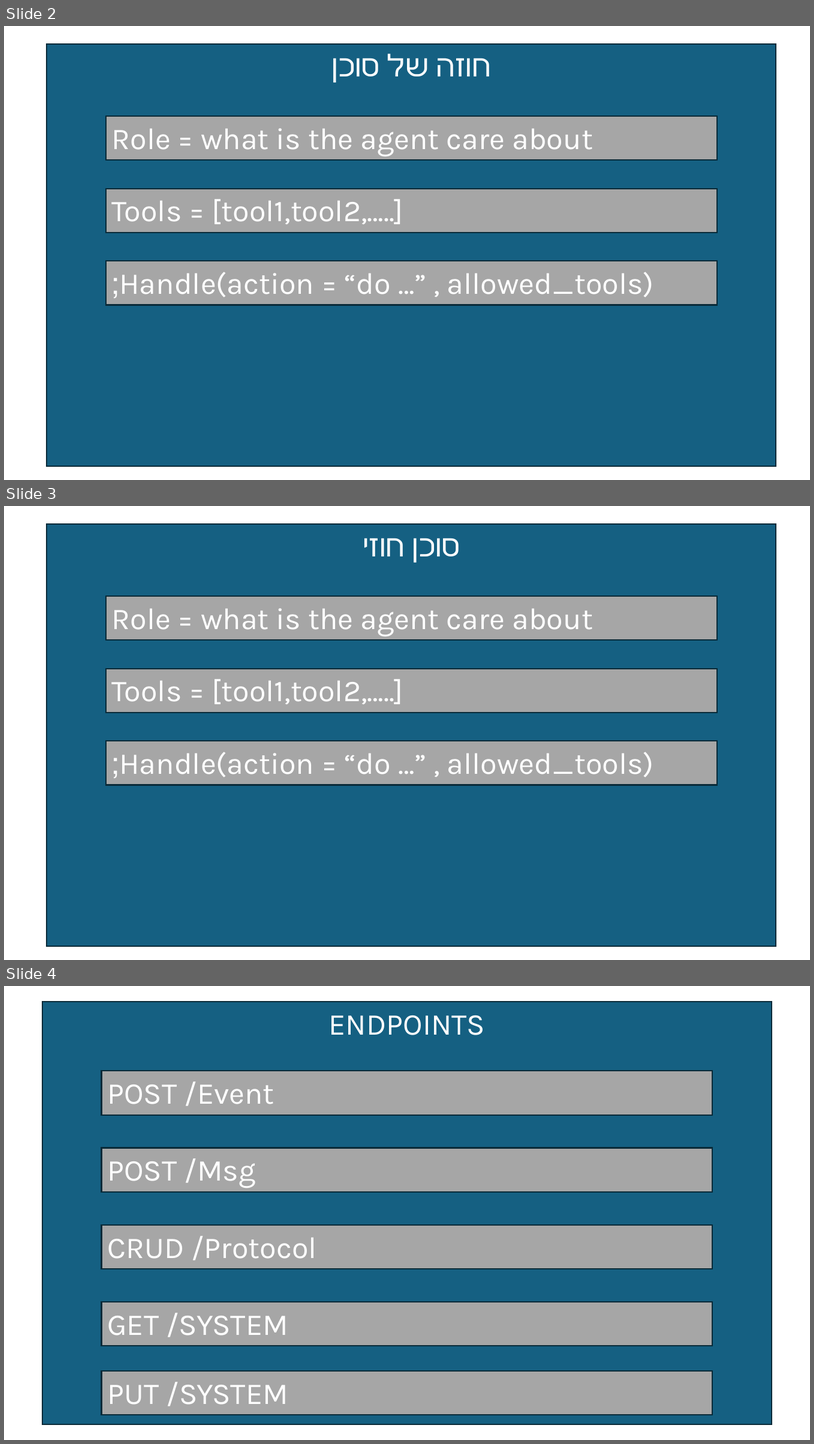
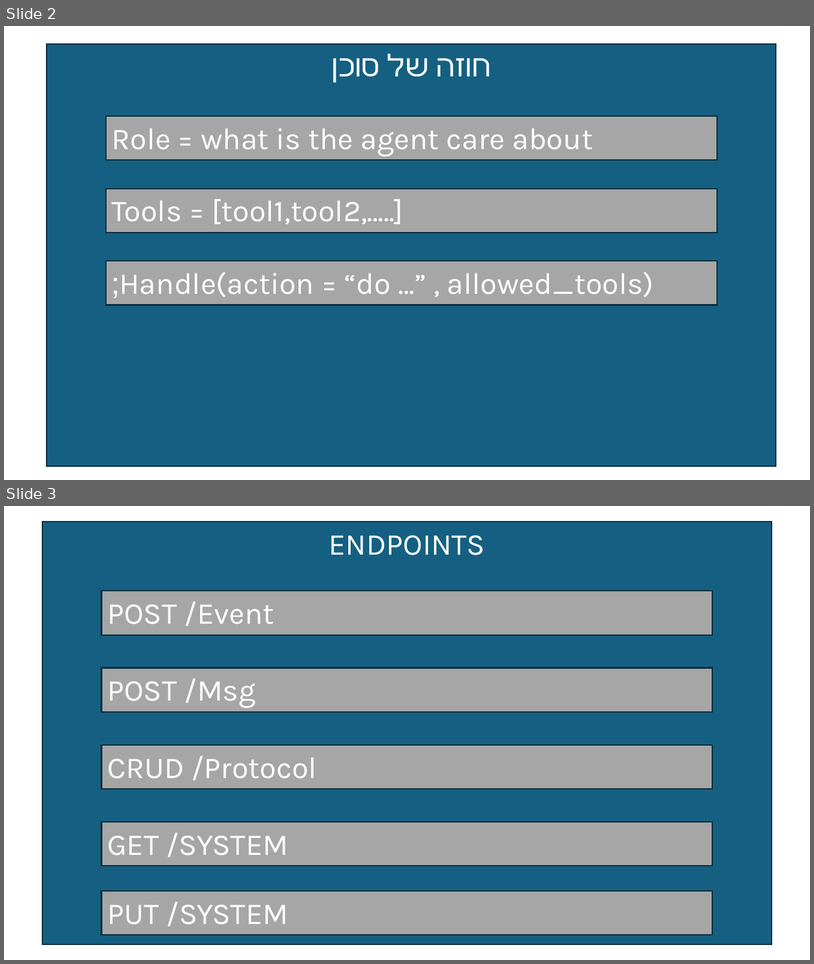
Before and after one commit to ShlomiGanon/AgentsHub, a slide deck: docs/ארכיטקטוררה.pptx. Shown one above the other, each under a label of ours: slides 2, 3 and 4 before the commit, slides 2 and 3 after it. The pictures are 814x1444 and 814x964 pixels, drawn with LibreOffice and Linux fonts; fonts in the diff are those of the drawing. Boxes give left, top, right and bottom in pixels: in the first picture for what was removed or moved away, otherwise in the second. Text is boxed around its words. In the diff, an @@ line names an element or a change of style, - is before the commit and + after.

Commit message:
update presentation file with new content

```diff
--- a/docs/ארכיטקטוררה.pptx
+++ b/docs/ארכיטקטוררה.pptx
@@ slide 3 removed at (4,506,810,960), background #FFFFFF @@
@@ rectangle removed at (47,523,777,946) @@
-סוכן חוזי
@@ rectangle removed at (105,596,717,640) @@
-Role = what is the agent care about
@@ rectangle removed at (105,668,717,712) @@
-Tools = [tool1,tool2,…..]
@@ rectangle removed at (105,741,717,785) @@
-Handle(action = “do …” , allowed_tools);
@@ what was slide 4 is now slide 3 @@
```
Also in this commit, not shown: 1 other file.
